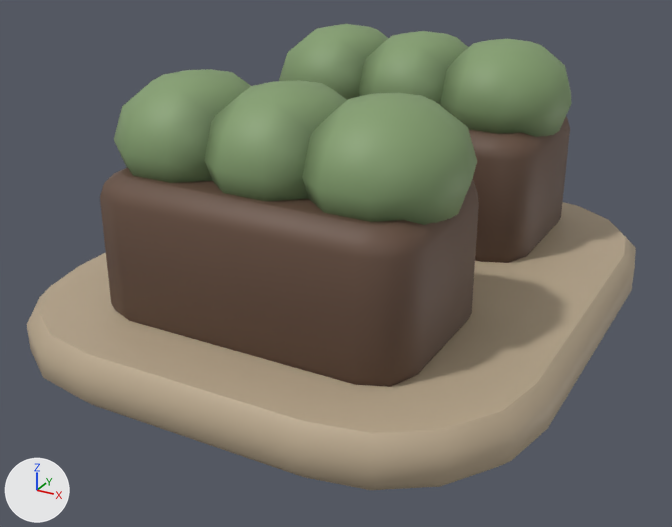
Renders of the glTF model assets/models/regions/valley_market_1.glb from each side of a commit.
Camera for both pictures: a 50 mm lens placed at (-2.67, -3.08, 2.0), pointed at (-4.52, 0.3, 0.31). Arrows for +X, +Y and +Z are at lower left; the lights stay in place. The picture after the commit comes second. Vertices at exactly the same position are counted once.

In view in the first picture: 'Market1'.
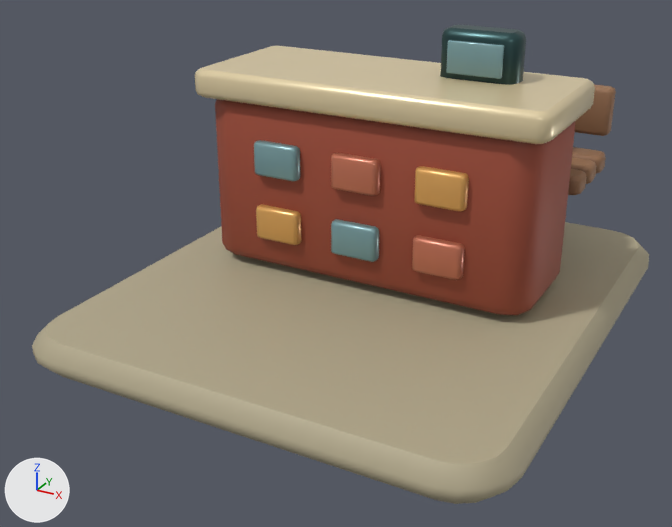
Changed parts and their boxes (x1, y1, x2, y2) in the pictures (672 x 527 px; the box of a moved part takes in the faces that stretch with it):
'Market1', reshaped: before (27, 24, 636, 490); after (32, 25, 649, 504)
part 1 of me_market1, moved or reshaped: before (100, 167, 479, 387); after (256, 204, 301, 245)
part 2 of me_market1, moved or reshaped: before (469, 116, 570, 263); after (331, 219, 379, 262)
part 3 of me_market1, added (brown): after (412, 235, 465, 280)
part 4 of me_market1, added (cyan): after (254, 140, 300, 181)
part 5 of me_market1, added (brown): after (331, 152, 381, 196)
part 6 of me_market1, added (orange): after (414, 166, 469, 211)
part 7 of me_market1, rebuilt: before (27, 202, 636, 490); after (32, 222, 649, 504)
part 8 of me_market1, deleted (green): before (302, 93, 477, 225)
part 9 of me_market1, deleted (green): before (359, 31, 468, 106)
part 10 of me_market1, deleted (green): before (204, 80, 347, 201)
part 11 of me_market1, deleted (green): before (114, 69, 251, 183)
part 12 of me_market1, reshaped: before (279, 24, 571, 137); after (195, 25, 616, 315)

What changed in the scene script:
```text
Add mat_metal:
    mat_metal = bpy.data.materials.new('Metal')
    mat_metal.use_nodes = True; mat_metal.node_tree.nodes.clear()
    _N = mat_metal.node_tree.nodes; _L = mat_metal.node_tree.links
    n0 = _N.new('ShaderNodeBsdfPrincipled'); n0.name = 'Principled BSDF'
    n0.inputs[1].default_value = 0.63  # 'Metallic'
    n0.inputs[2].default_value = 0.34  # 'Roughness'
    n1 = _N.new('ShaderNodeOutputMaterial'); n1.name = 'Material Output'
    n2 = _N.new('ShaderNodeVertexColor'); n2.name = 'Color Attribute'
    _L.new(n0.outputs[0], n1.inputs[0])  # 'BSDF' to 'Surface'
    _L.new(n2.outputs[0], n0.inputs[0])  # 'Color' to 'Base Color'
Add mat_tint:
    mat_tint = bpy.data.materials.new('Tint')
    mat_tint.use_nodes = True; mat_tint.node_tree.nodes.clear()
    _N = mat_tint.node_tree.nodes; _L = mat_tint.node_tree.links
    n0 = _N.new('ShaderNodeBsdfPrincipled'); n0.name = 'Principled BSDF'
    n0.inputs[1].default_value = 0.11  # 'Metallic'
    n0.inputs[2].default_value = 0.22  # 'Roughness'
    n1 = _N.new('ShaderNodeOutputMaterial'); n1.name = 'Material Output'
    n2 = _N.new('ShaderNodeVertexColor'); n2.name = 'Color Attribute'
    _L.new(n0.outputs[0], n1.inputs[0])  # 'BSDF' to 'Surface'
    _L.new(n2.outputs[0], n0.inputs[0])  # 'Color' to 'Base Color'
Add mat_paint:
    mat_paint = bpy.data.materials.new('Paint')
    mat_paint.use_nodes = True; mat_paint.node_tree.nodes.clear()
    _N = mat_paint.node_tree.nodes; _L = mat_paint.node_tree.links
    n0 = _N.new('ShaderNodeBsdfPrincipled'); n0.name = 'Principled BSDF'
    n0.inputs[1].default_value = 0.24  # 'Metallic'
    n0.inputs[2].default_value = 0.3  # 'Roughness'
    n1 = _N.new('ShaderNodeOutputMaterial'); n1.name = 'Material Output'
    n2 = _N.new('ShaderNodeVertexColor'); n2.name = 'Color Attribute'
    _L.new(n0.outputs[0], n1.inputs[0])  # 'BSDF' to 'Surface'
    _L.new(n2.outputs[0], n0.inputs[0])  # 'Color' to 'Base Color'
Change me_market1:
    remove me_market1.from_pydata(...)  # 536 vertices, 1036 faces; spans x -5.66..-3.38, y -0.86..1.82, z 0.03..1.21
    add me_market1.from_pydata(...)  # 1124 vertices, 2180 faces; spans x -5.53..-3.37, y -0.73..1.75, z 0.0..1.32
    me_market1 part 1: the loose piece of 72 vertices spanning x -5.22..-3.82, y -0.52..0.34, z 0.19..0.85 is scaled about its middle by (0.166, 0.0703, 0.253), then moved by (-0.33, 0.44, -0.1), in mat_paint
    me_market1 part 2: the loose piece of 72 vertices spanning x -5.22..-3.82, y 0.74..1.61, z 0.19..0.85 is scaled about its middle by (0.166, 0.0703, 0.253), then moved by (0.07, -0.82, -0.1), in mat_paint
    me_market1 part 3: the loose piece of 72 vertices spanning x -5.22..-3.82, y -0.52..0.34, z 0.19..0.85 is copied, and the copy is scaled about its middle by (0.166, 0.0703, 0.253), then moved by (0.47, 0.44, -0.1), in mat_paint; it spans x -4.16..-3.93, y 0.31..0.38, z 0.34..0.5
    me_market1 part 4: the loose piece of 72 vertices spanning x -5.22..-3.82, y -0.52..0.34, z 0.19..0.85 is copied, and the copy is scaled about its middle by (0.166, 0.0703, 0.253), then moved by (-0.33, 0.44, 0.21), in mat_paint; it spans x -4.97..-4.74, y 0.31..0.38, z 0.65..0.81
    me_market1 part 5: the loose piece of 72 vertices spanning x -5.22..-3.82, y -0.52..0.34, z 0.19..0.85 is copied, and the copy is scaled about its middle by (0.166, 0.0703, 0.253), then moved by (0.07, 0.44, 0.21), in mat_paint; it spans x -4.57..-4.34, y 0.31..0.38, z 0.65..0.81
    me_market1 part 6: the loose piece of 72 vertices spanning x -5.22..-3.82, y -0.52..0.34, z 0.19..0.85 is copied, and the copy is scaled about its middle by (0.166, 0.0703, 0.253), then moved by (0.47, 0.44, 0.21), in mat_paint; it spans x -4.16..-3.93, y 0.31..0.38, z 0.65..0.81
    me_market1 part 7: the loose piece of 80 vertices spanning x -5.66..-3.38, y -0.86..1.82, z 0.03..0.25 is rebuilt with 80 vertices and now spans x -5.53..-3.37, y -0.73..1.75, z 0.0..0.16
    me_market1 part 8: the loose piece of 52 vertices spanning x -4.42..-3.76, y -0.44..0.26, z 0.67..1.21 is deleted
    me_market1 part 9: the loose piece of 52 vertices spanning x -4.85..-4.19, y 0.82..1.52, z 0.67..1.21 is deleted
    me_market1 part 10: the loose piece of 52 vertices spanning x -4.85..-4.19, y -0.44..0.26, z 0.67..1.21 is deleted
    me_market1 part 11: the loose piece of 52 vertices spanning x -5.28..-4.62, y -0.44..0.26, z 0.67..1.21 is deleted
    me_market1 part 12: 104 vertices removed from x -5.28..-3.76, y 0.82..1.52, z 0.67..1.21; 612 vertices added at x -5.29..-3.61, y 0.31..1.6, z 0.15..1.32
    add me_market1.materials.append(mat_paint)
    add me_market1.materials.append(mat_metal)
    add me_market1.materials.append(mat_tint)
```
